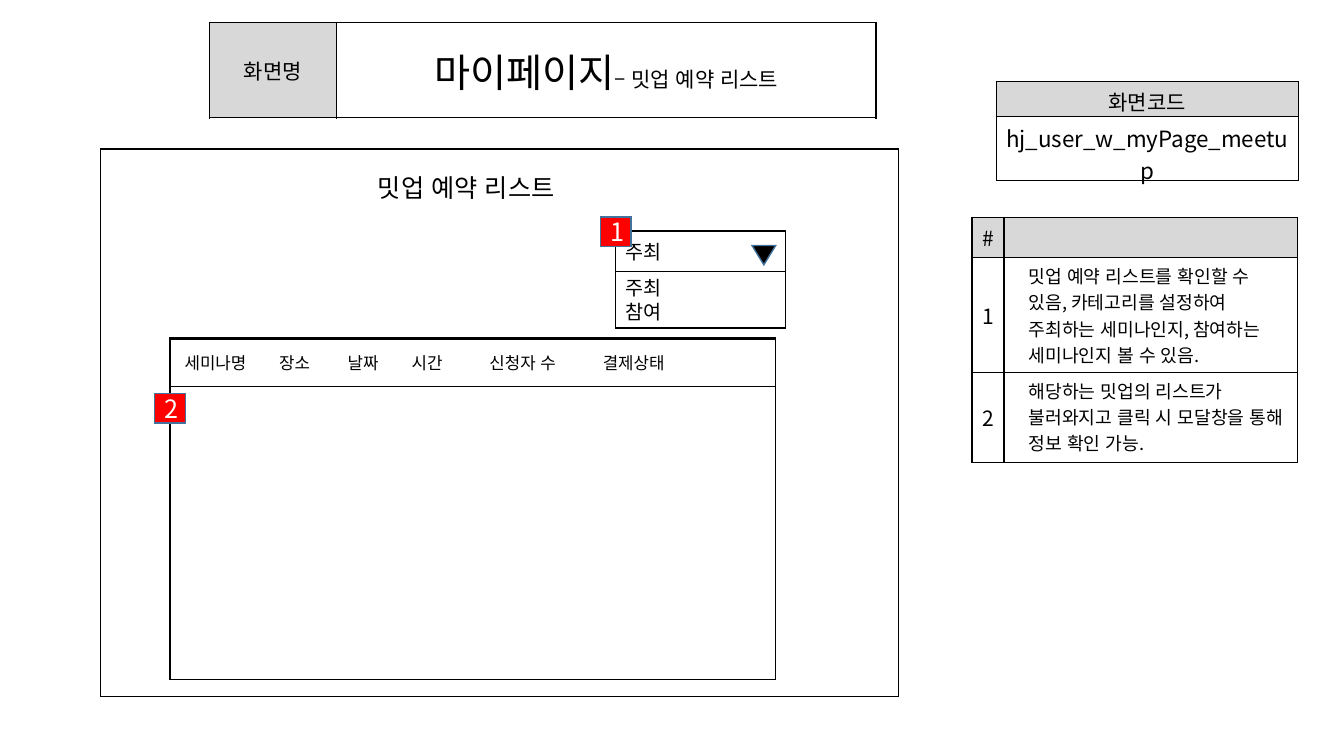
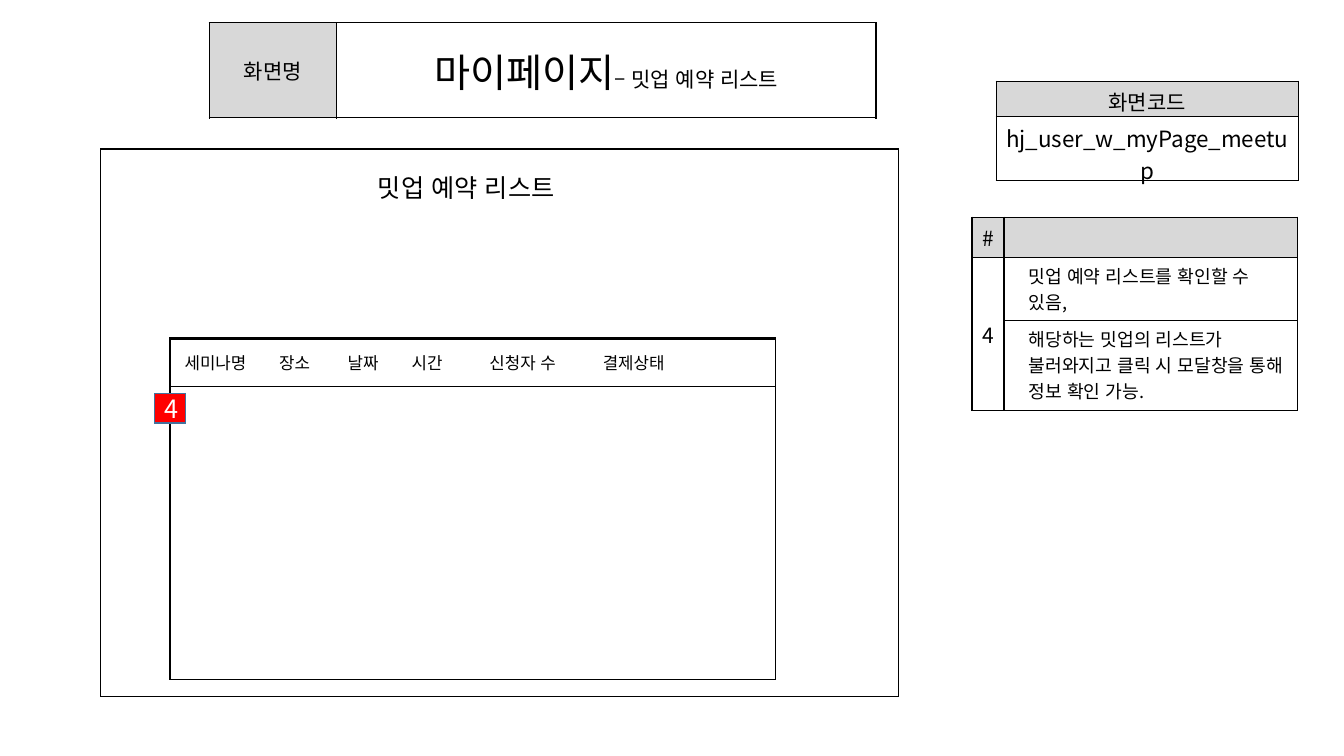
Before and after one commit to ezenteam2/e-Zone, a slide deck: slide 15 of 0 발표용 파워포인트/project05 - 파워포인트 종합 - 형준.pptx. Drawn at 1344x756 pixels with LibreOffice and Linux fonts; fonts in the diff are those of the drawing. Boxes give left, top, right and bottom in pixels: in the first picture for what was removed or moved away, otherwise in the second. Text is boxed around its words. In the diff, an @@ line names an element or a change of style, - is before the commit and + after.

```diff
--- a/0 발표용 파워포인트/project05 - 파워포인트 종합 - 형준.pptx
+++ b/0 발표용 파워포인트/project05 - 파워포인트 종합 - 형준.pptx
@@ rectangle removed at [601, 217, 631, 246] @@
-1
@@ rectangle removed at [616, 231, 786, 271] @@
-주최
@@ table at [972, 217, 1298, 404] @@
-row 2, column 1: 1
+row 2, column 1: 4
-row 2, column 2: 밋업 예약 리스트를 확인할 수 있음, 카테고리를 설정하여 주최하는 세미나인지, 참여하는 세미나인지 볼 수 있음.
+row 2, column 2: 밋업 예약 리스트를 확인할 수 있음,
-row 3, column 1: 2
+row 3, column 1: 
@@ triangle removed at [752, 246, 776, 265] @@
@@ rectangle removed at [616, 271, 786, 328] @@
-주최
-참여
@@ text in rectangle at [165, 392, 179, 424]: text changed @@
-2
+4
```
Also in this commit, not shown: 30 other slides changed, 1 slide removed, 1 other file.
